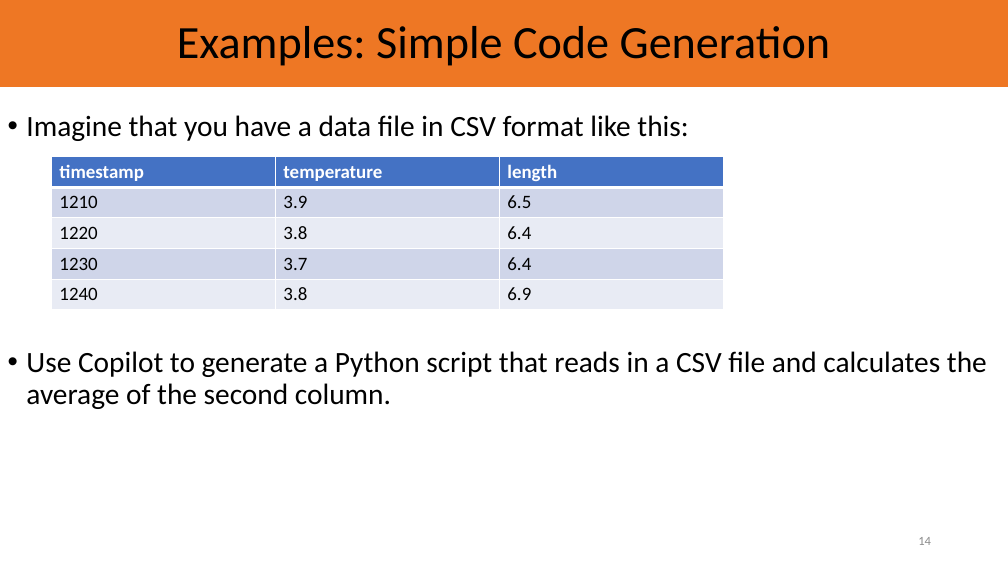
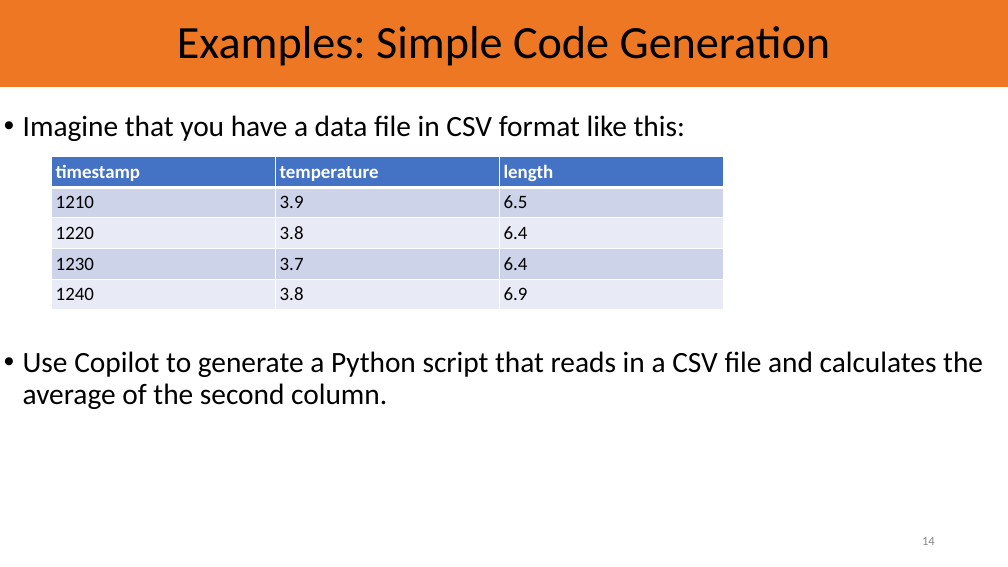
Before and after one commit to PrincetonUniversity/ai_tools_for_software_engineering, a slide deck: slide 14 of AI_tools.pptx. Drawn at 1008x567 pixels with LibreOffice and Linux fonts; fonts in the diff are those of the drawing; background and template pictures are left out. Boxes give left, top, right and bottom in pixels: in the first picture for what was removed or moved away, otherwise in the second. Text is boxed around its words. In the diff, an @@ line names an element or a change of style, - is before the commit and + after.

```diff
--- a/AI_tools.pptx
+++ b/AI_tools.pptx
@@ text "Imagine that you have a ..." moved from (x1=26, y1=115, x2=987, y2=409) to (x1=23, y1=115, x2=983, y2=409) @@
@@ table at (x1=52, y1=157, x2=724, y2=310) @@
@@ fill #CFD5EA to #CDD4EA in 6 cells @@
@@ fill #E9EBF5 to #E8EBF5 in 6 cells @@
@@ page number at (x1=922, y1=537, x2=935, y2=545): text colour #8C8C8C to #888888 @@
```
Also in this commit, not shown: 27 other slides changed.
